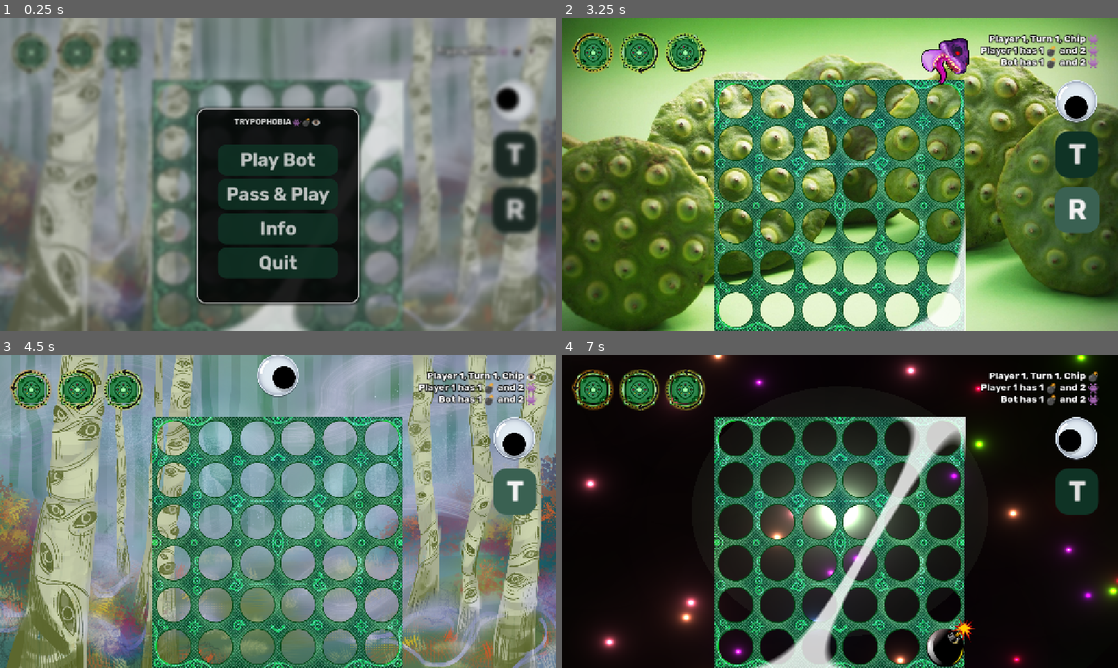
Above: before the commit, frames 1-4 (two rows, left to right).
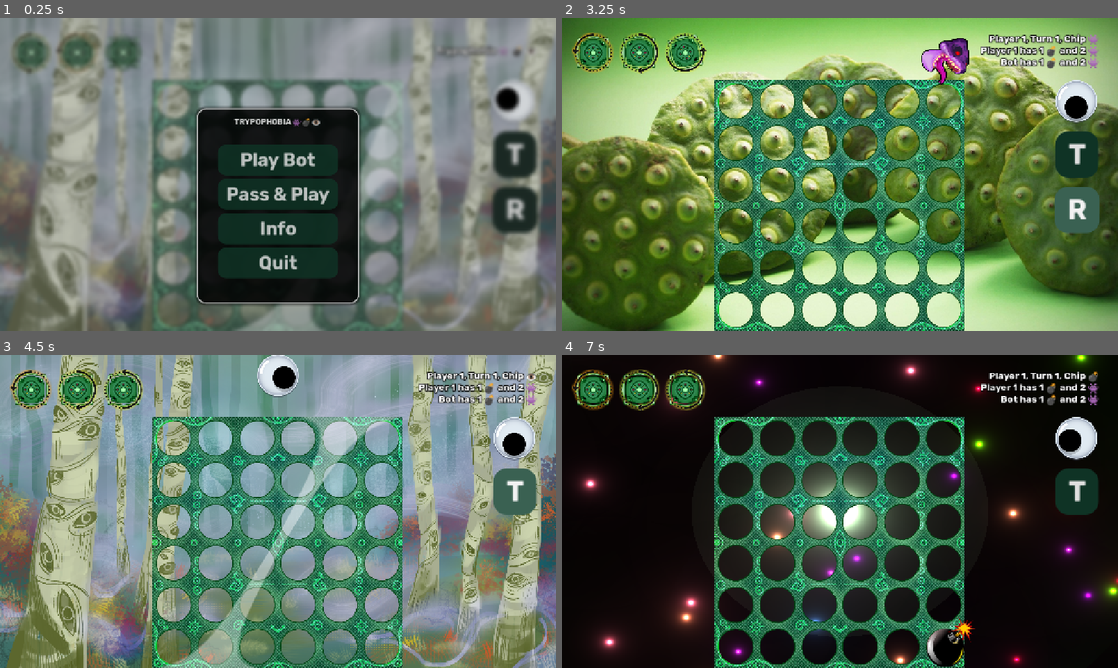
Above: after the commit, the same moments.

Repository: dac514/trypophobia
Game: Godot game, scene res://scenes/main.tscn
Two runs of this game, one before a commit and one after it. Both use one fixed random seed, a clock stepped at 60 frames per second and the inputs below.
Inputs (mouse positions are in pixels of both pictures, inside the frame that each line leads up to):
- Up to frame 1 (0.25 s): no input
- Up to frame 2 (3.25 s): click "Play Bot" at 0.5 s; click "T" at 1.25 s; click "T" at 2 s; click "R" at 2.75 s
- Up to frame 3 (4.5 s): click "R" at 3.5 s; click "T" at 4.25 s
- Up to frame 4 (7 s): move the mouse to (962, 495) at 5.02 s; hold T (toggle_chip) 5.03-5.75 s; click (962, 495) at 5.17 s; drag from (728, 527) to (945, 527) at 5.77 s; move the mouse to (895, 442) at 6.52 s; hold T (toggle_chip) from 6.53 s (still down); click (895, 442) at 6.67 s

The runs differ from the first frame. In frame 1, 3.2% of the frame differs, in the area x 39-73%, y 19-100%; in frame 2, 1.2%; in frame 3, 3.7%; in frame 4, 3.9%, in the area x 33-73%, y 19-100%.

Commit message:
Soften highlight shader

Diff:
--- a/scenes/board.tscn
+++ b/scenes/board.tscn
@@ -12,11 +12,11 @@
 shader_parameter/Brightness = 3.0
 shader_parameter/Rotation_deg = 30.0
 shader_parameter/Distortion = 1.8
-shader_parameter/Speed = 0.3
+shader_parameter/Speed = 0.25
 shader_parameter/Position = 0.0
 shader_parameter/Position_Min = 0.25
 shader_parameter/Position_Max = 0.5
-shader_parameter/Alpha = 0.800000038
+shader_parameter/Alpha = 0.400000019
 
 [sub_resource type="RectangleShape2D" id="RectangleShape2D_tx6nw"]
 size = Vector2(576, 1)
